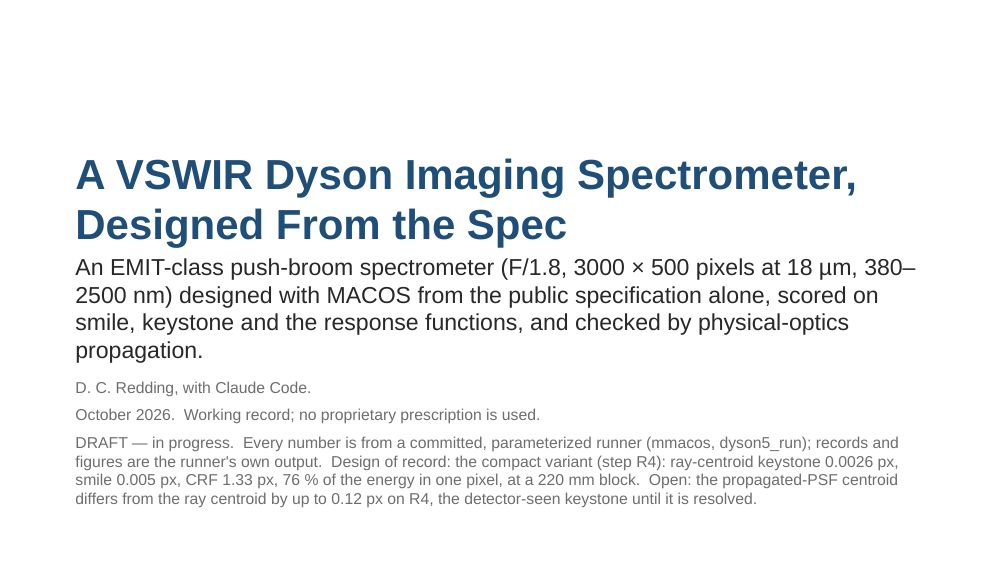
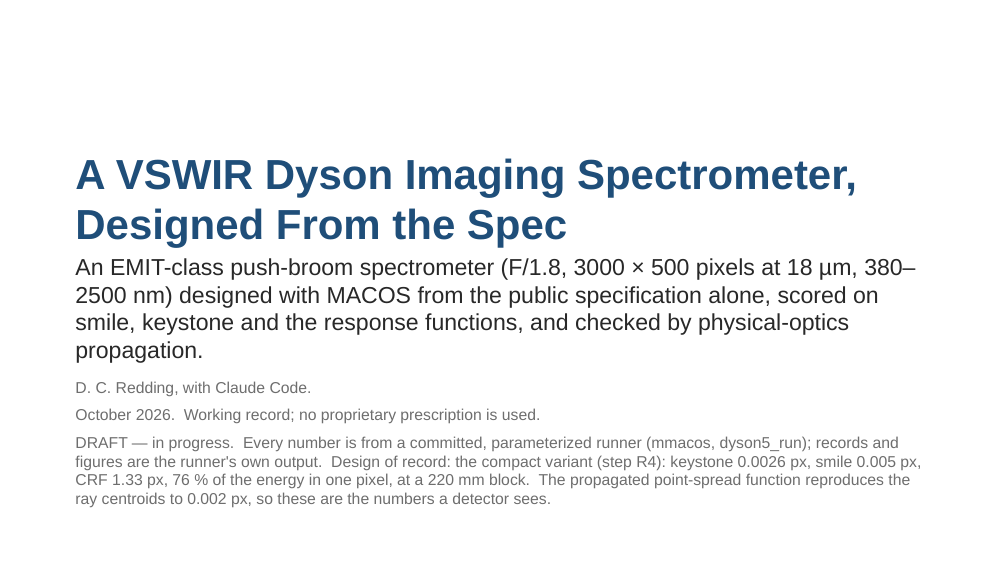
Before and after one commit to nasa-jpl/macos, a slide deck: slide 1 of demo_session/deck_dyson.pptx. Drawn at 1008x567 pixels with LibreOffice and Linux fonts; fonts in the diff are those of the drawing. Boxes give left, top, right and bottom in pixels: in the first picture for what was removed or moved away, otherwise in the second. Text is boxed around its words. In the diff, an @@ line names an element or a change of style, - is before the commit and + after.

```diff
--- a/demo_session/deck_dyson.pptx
+++ b/demo_session/deck_dyson.pptx
@@ text at box(75, 436, 921, 507): text changed @@
-DRAFT — in progress. Every number is from a committed, parameterized runner (mmacos, dyson5_run); records and figures are the runner's own output. Design of record: the compact variant (step R4): ray-centroid keystone 0.0026 px, smile 0.005 px, CRF 1.33 px, 76 % of the energy in one pixel, at a 220 mm block. Open: the propagated-PSF centroid differs from the ray centroid by up to 0.12 px on R4, the detector-seen keystone until it is resolved.
+DRAFT — in progress. Every number is from a committed, parameterized runner (mmacos, dyson5_run); records and figures are the runner's own output. Design of record: the compact variant (step R4): keystone 0.0026 px, smile 0.005 px, CRF 1.33 px, 76 % of the energy in one pixel, at a 220 mm block. The propagated point-spread function reproduces the ray centroids to 0.002 px, so these are the numbers a detector sees.
```
Also in this commit, not shown: 7 other slides changed, 3 slides added, 1 slide removed, 3 other files.
